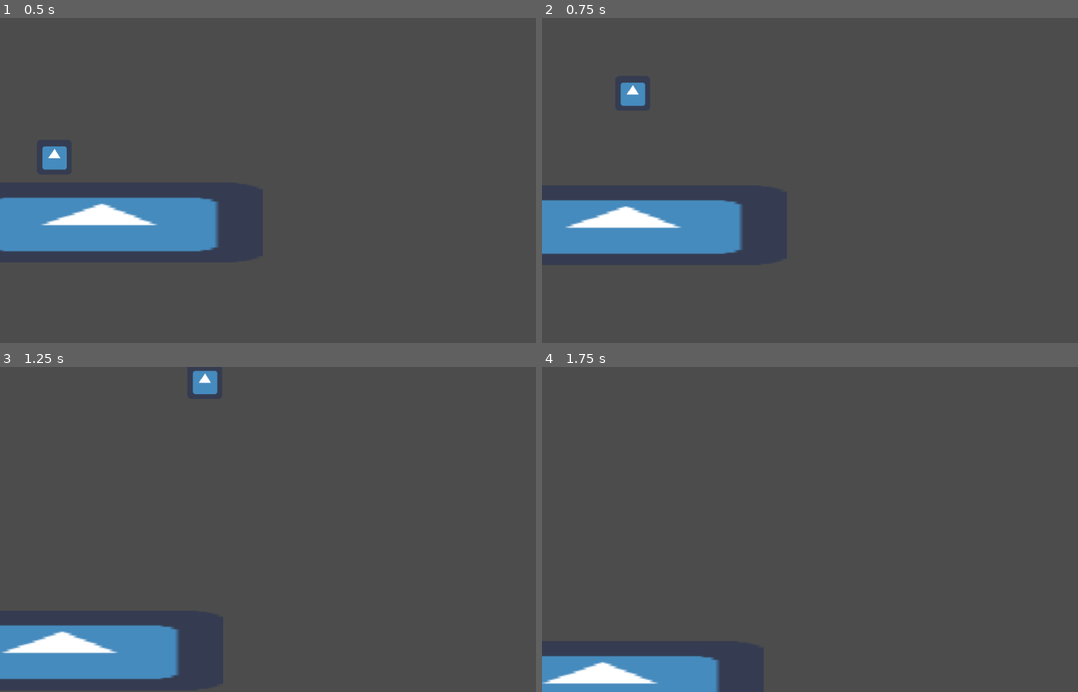
Above: before the commit, frames 1-4 (two rows, left to right).
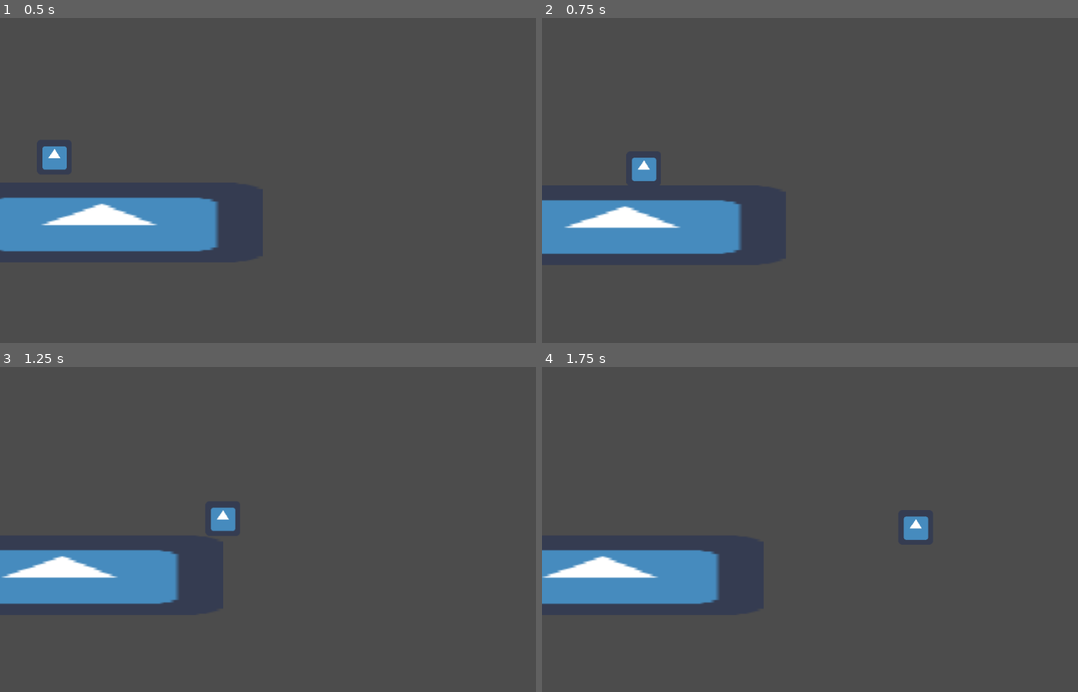
Above: after the commit, the same moments.

Repository: Struckdown/GDQ2021
Game: Godot game, scene res://MainLevel.tscn
Two runs of this game, one before a commit and one after it. Both use one fixed random seed, a clock stepped at 60 frames per second and the inputs below. The engine's default icon, where the game draws it, is replaced by a stand-in: a white triangle on a blue panel in a dark square.
Inputs:
- Up to frame 1 (0.5 s): no input
- Up to frame 2 (0.75 s): hold D (right) from 0.53 s (still down); hold Space (jump) from 0.53 s (still down); tap Shift (dash) at 0.6 s
- Up to frame 3 (1.25 s): keep holding D (right); keep holding Space (jump)
- Up to frame 4 (1.75 s): keep holding D (right); release Space (jump) at 1.28 s; tap Space (jump) at 1.35, 1.52 s; tap Shift (dash) at 1.55 s

Frame 1 is identical in both runs. In frame 2, 0.7% of the frame differs, in the area x 4-26%, y 19-65%; in frame 3, 12%, in the area x 0-44%, y 1-97%; in frame 4, 9.5%.

Commit message:
WIP dashing

Diff:
--- a/Dodo/Dodo.gd
+++ b/Dodo/Dodo.gd
@@ -7,7 +7,12 @@
 var heldDirections = Vector2(0,0)	# x,y (x is left/right)
 var velocity = Vector2(0,0)
 var gravity = 9.81
-
+var dashRequested = false
+var dashTimeLeft = 0
+var dashTimeCap = 0.2	# seconds
+var dashSpeed = 800
+var wasDashing = false
+var facingRight = 1	# either 1 or -1
 
 # Called when the node enters the scene tree for the first time.
 func _ready():
@@ -22,14 +27,34 @@
 func determineInputs():
 	heldDirections[0] = (-1 * int(Input.is_action_pressed("left"))) + int(Input.is_action_pressed("right"))
 	heldDirections[1] = (-1 * int(Input.is_action_pressed("up"))) + int(Input.is_action_pressed("down"))
+	dashRequested = Input.is_action_just_pressed("dash")
 
 
 func applyMovement(delta):
-	#velocity[0] *= dragFactor
-	velocity[0] = clamp(heldDirections[0]*speed*delta, -maxSpeed, maxSpeed)
-	velocity[1] = clamp(velocity[1] + gravity*delta, -100, 200)
-	move_and_slide(velocity*50)
+	if heldDirections[0] > 0:
+		facingRight = 1
+	if heldDirections[0] < 0:
+		facingRight = -1
+	if dashRequested:
+		if heldDirections[0] == 0 and heldDirections[1] == 0:
+			heldDirections[0] = facingRight
+		velocity = heldDirections * dashSpeed * delta
+		dashTimeLeft = dashTimeCap
+		wasDashing = true
+	if dashTimeLeft > 0:
+		pass
+	else:
+		if wasDashing:
+			wasDashing = false
+			velocity[1] = max(-3, velocity[1])
+		velocity[0] = clamp(heldDirections[0]*speed*delta, -maxSpeed, maxSpeed)
+		velocity[1] = clamp(velocity[1] + gravity*delta, -100, 200)
+		if is_on_floor():
+			velocity[1] = clamp(velocity[1], -100, 0)
+	move_and_slide(velocity*50, Vector2(0, -1))
+	dashTimeLeft -= delta
+
 
 func _unhandled_input(event):
-	if event.is_action_pressed("jump"):
-		velocity[1] -= 20
+	if event.is_action_pressed("jump") and is_on_floor():
+		velocity[1] -= 9
--- a/project.godot
+++ b/project.godot
@@ -19,21 +19,25 @@
 left={
 "deadzone": 0.5,
 "events": [ Object(InputEventKey,"resource_local_to_scene":false,"resource_name":"","device":0,"alt":false,"shift":false,"control":false,"meta":false,"command":false,"pressed":false,"scancode":65,"unicode":0,"echo":false,"script":null)
+, Object(InputEventKey,"resource_local_to_scene":false,"resource_name":"","device":0,"alt":false,"shift":false,"control":false,"meta":false,"command":false,"pressed":false,"scancode":16777231,"unicode":0,"echo":false,"script":null)
  ]
 }
 right={
 "deadzone": 0.5,
 "events": [ Object(InputEventKey,"resource_local_to_scene":false,"resource_name":"","device":0,"alt":false,"shift":false,"control":false,"meta":false,"command":false,"pressed":false,"scancode":68,"unicode":0,"echo":false,"script":null)
+, Object(InputEventKey,"resource_local_to_scene":false,"resource_name":"","device":0,"alt":false,"shift":false,"control":false,"meta":false,"command":false,"pressed":false,"scancode":16777233,"unicode":0,"echo":false,"script":null)
  ]
 }
 up={
 "deadzone": 0.5,
 "events": [ Object(InputEventKey,"resource_local_to_scene":false,"resource_name":"","device":0,"alt":false,"shift":false,"control":false,"meta":false,"command":false,"pressed":false,"scancode":87,"unicode":0,"echo":false,"script":null)
+, Object(InputEventKey,"resource_local_to_scene":false,"resource_name":"","device":0,"alt":false,"shift":false,"control":false,"meta":false,"command":false,"pressed":false,"scancode":16777232,"unicode":0,"echo":false,"script":null)
  ]
 }
 down={
 "deadzone": 0.5,
 "events": [ Object(InputEventKey,"resource_local_to_scene":false,"resource_name":"","device":0,"alt":false,"shift":false,"control":false,"meta":false,"command":false,"pressed":false,"scancode":83,"unicode":0,"echo":false,"script":null)
+, Object(InputEventKey,"resource_local_to_scene":false,"resource_name":"","device":0,"alt":false,"shift":false,"control":false,"meta":false,"command":false,"pressed":false,"scancode":16777234,"unicode":0,"echo":false,"script":null)
  ]
 }
 jump={
